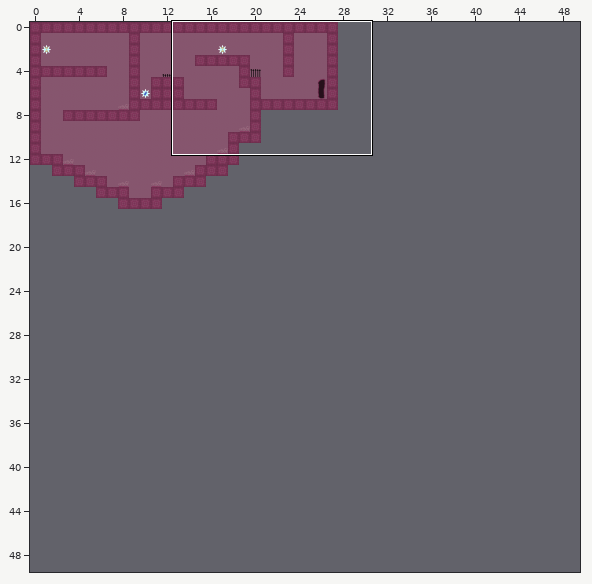
Tiled map, stored at assets/maps/Level1.tmx. Above: a wide view before the commit, with the close-up outlined.
Close-up. First the earlier version:
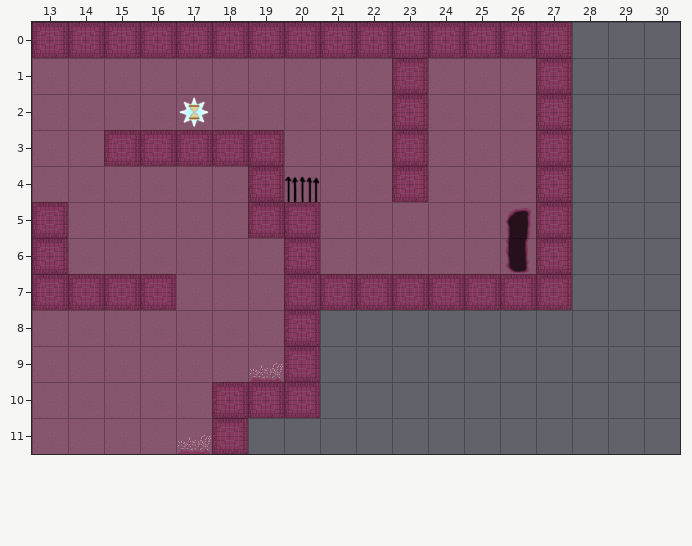
Cells are 64x64 px. Shown: x 13..30, y 0..11. The commit also changed other parts of the map, which this record leaves out. The old version is drawn lined up with the new one.
The same view after the edit:
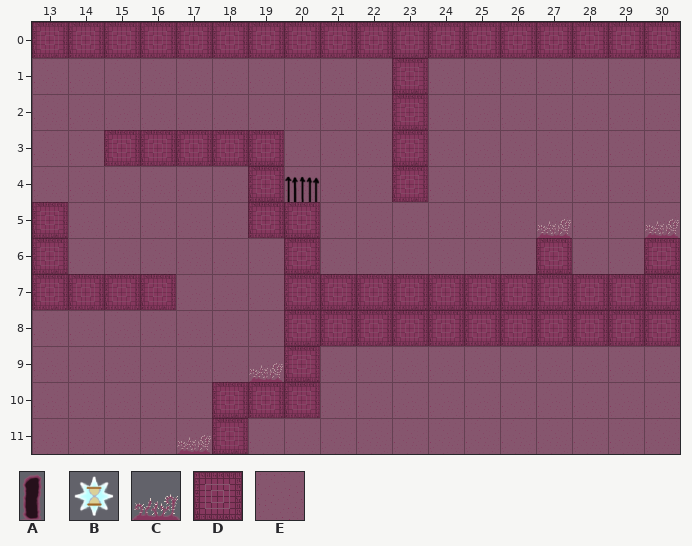
Key: from "door": A 0; from "pickup_artifact": B 0; from "spikes": C 0; from "walls_and_background": D 0, E 1.
_ is an empty cell, . an unchanged one.
Objects are placed by their top-left corner, in cells (3,4 is the top-left corner of cell 3,4); size is 1x1 cell unless given.
The exact change:
map size 50x80 -> 50x50 cells
--- layer "Background"
@@ x 28..30 @@
- 1 ___
- 2 ___
- 3 ___
- 4 ___
- 5 ___
- 6 __.
+ 1 EEE
+ 2 EEE
+ 3 EEE
+ 4 EEE
+ 5 EEE
+ 6 EE.
@@ x 19..30 @@
- 9 ..__________
-10 ..__________
-11 ____________
+ 9 ..EEEEEEEEEE
+10 ..EEEEEEEEEE
+11 EEEEEEEEEEEE
--- layer "Objects"
-B "artifact" at 17,2
+(outside this view)
-A "level_end" at 26,5 size 1x2
+(outside this view)
+C "spikes" at 27,5
+C "spikes" at 30,5
--- layer "Walls"
@@ x 21..30 @@
- 0 .......___
- 1 ......D...
- 2 ......D...
- 3 ......D...
- 4 ......D...
- 5 ......D...
- 6 ........._
- 7 .......___
- 8 __________
+ 0 .......DDD
+ 1 ......_...
+ 2 ......_...
+ 3 ......_...
+ 4 ......_...
+ 5 ......_...
+ 6 .........D
+ 7 .......DDD
+ 8 DDDDDDDDDD
Changed places in both close-ups, as pixel boxes (x1, y1, x2, y2):
changed: (248, 22, 680, 454)
old place: (179, 97, 209, 127)
